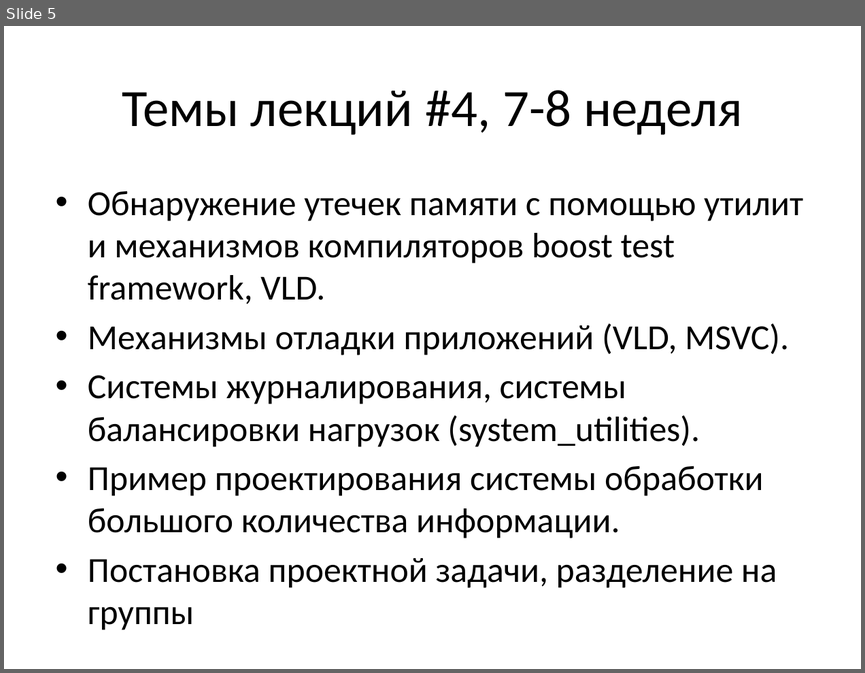
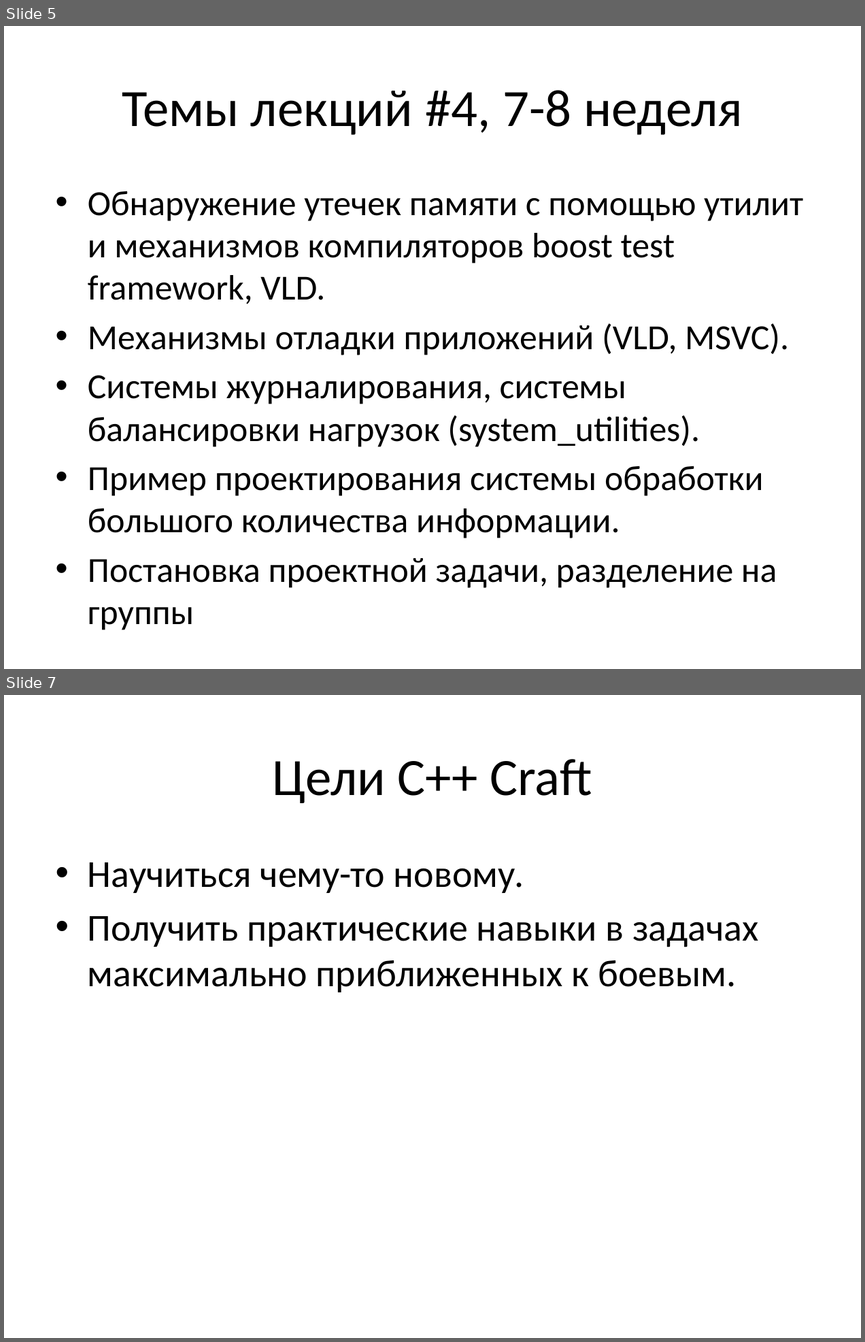
Before and after one commit to tscherkas/cpp_craft_1013, a slide deck: lections/cpp_craft_lec_1_part_1.pptx. Shown one above the other, each under a label of ours: slide 5 before the commit, slides 5 and 7 after it; the slides between them are not shown. The pictures are 865x673 and 865x1342 pixels, drawn with LibreOffice and Linux fonts; fonts in the diff are those of the drawing. Boxes give left, top, right and bottom in pixels: in the first picture for what was removed or moved away, otherwise in the second. Text is boxed around its words. In the diff, an @@ line names an element or a change of style, - is before the commit and + after.

```diff
--- a/lections/cpp_craft_lec_1_part_1.pptx
+++ b/lections/cpp_craft_lec_1_part_1.pptx
@@ slide 7 added at (x1=4, y1=695, x2=861, y2=1338), background #FFFFFF @@
@@ title added at (x1=273, y1=759, x2=592, y2=803), 44 pt, text #000000 @@
+Цели C++ Craft
@@ text added at (x1=88, y1=862, x2=759, y2=992), 32 pt, text #000000 @@
+• Научиться чему-то новому.
+• Получить практические навыки в задачах максимально приближенных к боевым.
```
Also in this commit, not shown: 2 other slides added, 1 slide removed, 10 other files.
